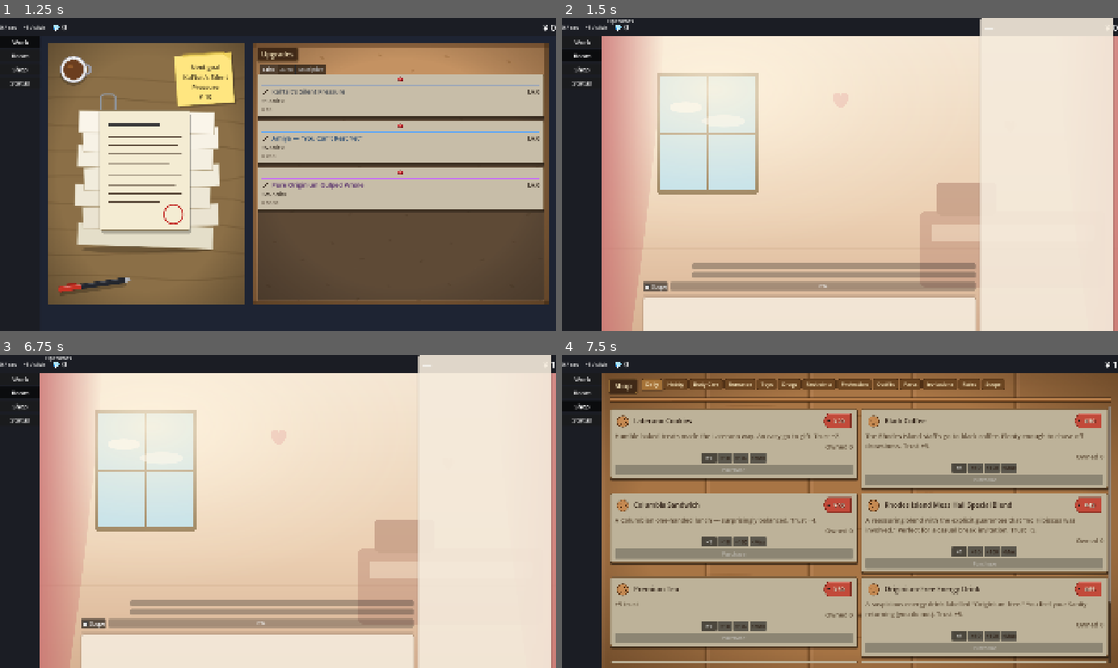
Above: before the commit, frames 1-4 (two rows, left to right).
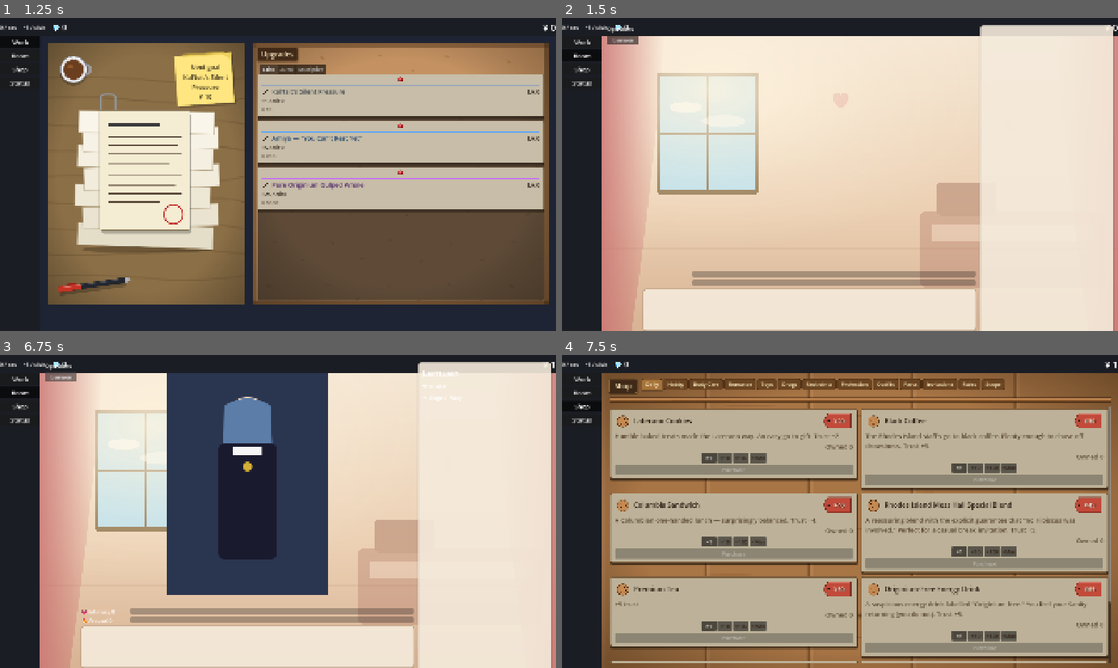
Above: after the commit, the same moments.

Repository: bakamarudasi/clickergame_demo
Game: Godot game, scene res://scenes/main.tscn
Same seed, same stepped clock (60 frames per second), same inputs: the game is played once before the commit and once after it.
Inputs (mouse positions are in pixels of both pictures, inside the frame that each line leads up to):
- Up to frame 1 (1.25 s): click "Work" at 0.5 s
- Up to frame 2 (1.5 s): click "Room" at 1.25 s
- Up to frame 3 (6.75 s): click "Shop" at 2 s; click "Status" at 2.75 s; click "Work" at 3.5 s; click (144, 508) at 4.25 s; click "Room" at 5 s; click (94, 624) at 5.75 s, where only the run before the commit has a clickable "🔲 Scope"; click (61, 376) at 6.5 s, where only the run after the commit has a clickable "Lemuen"
- Up to frame 4 (7.5 s): click "Shop" at 7.25 s

Frame 1 is identical in both runs. In frame 2, 5.0% of the frame differs, in the area x 8-100%, y 0-100%; in frame 3, 26%; in frame 4, nothing differs.
Error before the commit: Parse Error: Cannot infer the type of "parent_rect" variable because the value doesn't have a set type. (res://scripts/ui/scope_window.gd:68)

Commit message:
fix: annotate parent_rect with Rect2 type in scope_window
get_parent() returns Node, so get_rect() return type cannot be inferred.
Cast the parent to Control and explicitly type parent_rect as Rect2 to
silence the GDScript type-inference warnings at lines 68, 75, and 125.

Diff:
--- a/scripts/ui/scope_window.gd
+++ b/scripts/ui/scope_window.gd
@@ -65,14 +65,14 @@
 
 
 func _clamp_position_in_parent() -> void:
-	var parent_rect := get_parent().get_rect()
+	var parent_rect: Rect2 = (get_parent() as Control).get_rect()
 	var max_x := maxf(0.0, parent_rect.size.x - size.x)
 	var max_y := maxf(0.0, parent_rect.size.y - size.y)
 	position = Vector2(clampf(position.x, 0.0, max_x), clampf(position.y, 0.0, max_y))
 
 
 func center_in_parent() -> void:
-	var parent_rect := get_parent().get_rect()
+	var parent_rect: Rect2 = (get_parent() as Control).get_rect()
 	position = (parent_rect.size - size) * 0.5
 	_clamp_position_in_parent()
 	_sync_overlay_offset()
@@ -122,7 +122,7 @@
 		new_size.x = clampf(new_size.x, MIN_SIZE.x, _max_size.x)
 		new_size.y = clampf(new_size.y, MIN_SIZE.y, _max_size.y)
 		# 親の右端／下端を超えないようにもクランプ（位置固定でリサイズなので）
-		var parent_rect := get_parent().get_rect()
+		var parent_rect: Rect2 = (get_parent() as Control).get_rect()
 		new_size.x = minf(new_size.x, parent_rect.size.x - position.x)
 		new_size.y = minf(new_size.y, parent_rect.size.y - position.y)
 		size = new_size
